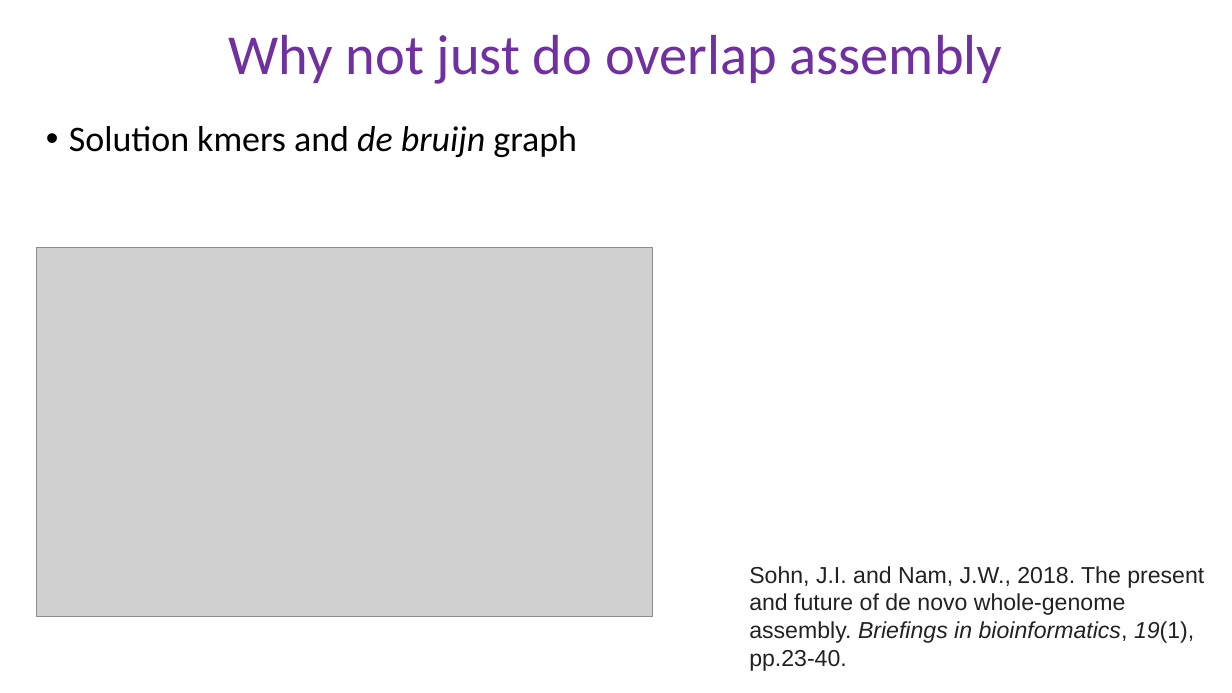
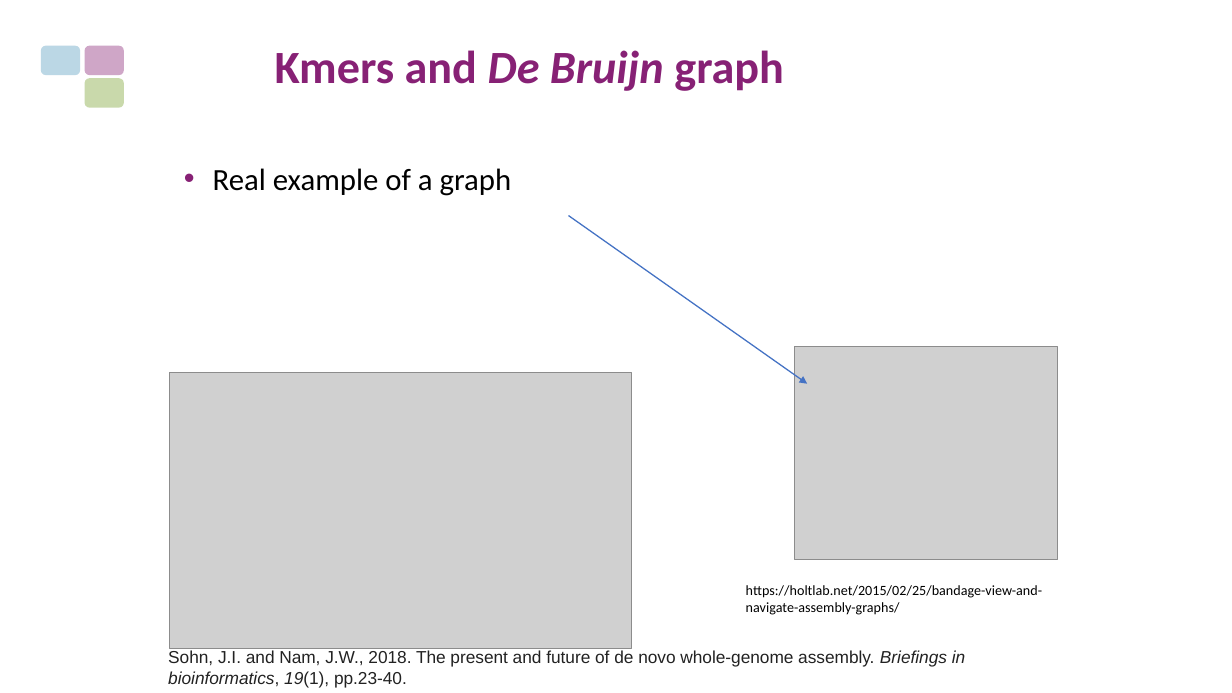
Before and after one commit to peterthorpe5/genome_assembly_workshop, a slide deck: slide 5 of powerpoint/Kmers_and_graphs.pptx (slide 3 before the commit). Drawn at 1232x693 pixels with LibreOffice and Linux fonts; fonts in the diff are those of the drawing; grey boxes stand for pictures. Boxes give left, top, right and bottom in pixels: in the first picture for what was removed or moved away, otherwise in the second. Text is boxed around its words. In the diff, an @@ line names an element or a change of style, - is before the commit and + after.

Commit message:
more added

```diff
--- a/powerpoint/Kmers_and_graphs.pptx
+++ b/powerpoint/Kmers_and_graphs.pptx
@@ rounded rectangle added at (41, 45, 79, 75), fill #569BBE at 40% opacity @@
@@ rounded rectangle added at (85, 45, 124, 75), fill #872175 at 40% opacity @@
@@ title removed at (229, 34, 1002, 84) @@
-Why not just do overlap assembly
@@ title at (275, 50, 784, 91): text changed; size 28 to 36 pt; text colour #000000 to #872175; bold on @@
-• Solution kmers and de bruijn graph
+Kmers and De Bruijn graph
@@ rounded rectangle added at (85, 79, 124, 108), fill #78A22F at 40% opacity @@
@@ text added at (213, 168, 512, 196), 24 pt, text #000000 @@
+• Real example of a graph
@@ arrow added from (568, 215) to (808, 384), #4472C4 1 pt @@
@@ picture added at (795, 347, 1057, 560) @@
@@ picture: place and size @@
-picture at (37, 248, 653, 616)
+picture at (169, 372, 631, 649)
@@ text added at (746, 585, 1042, 615), 11 pt, text #000000 @@
+https://holtlab.net/2015/02/25/bandage-view-and-navigate-assembly-graphs/
@@ text "Sohn, J.I. and Nam, J.W., ...": place and size @@
-text "Sohn, J.I. and Nam, J.W., ..." at (749, 566, 1204, 671)
+text "Sohn, J.I. and Nam, J.W., ..." at (168, 650, 965, 688)
@@ text "Sohn, J.I. and Nam, J.W., ..." at (168, 650, 965, 688): size 18 to 13.5 pt @@
```
Also in this commit, not shown: 5 slides added.
